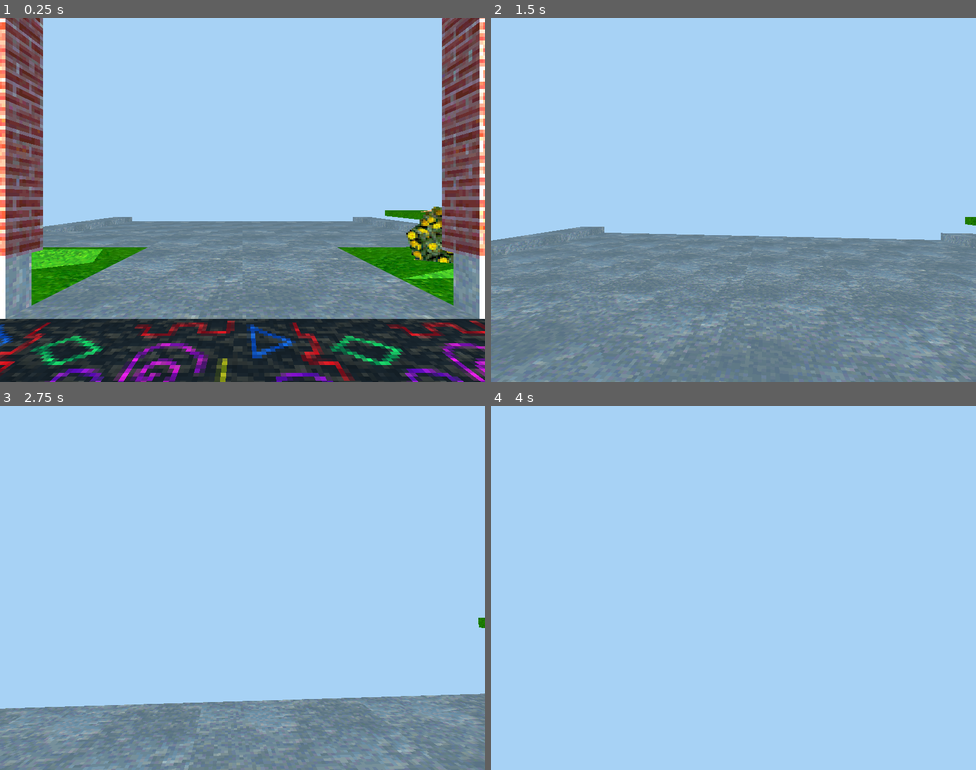
Above: before the commit, frames 1-4 (two rows, left to right).
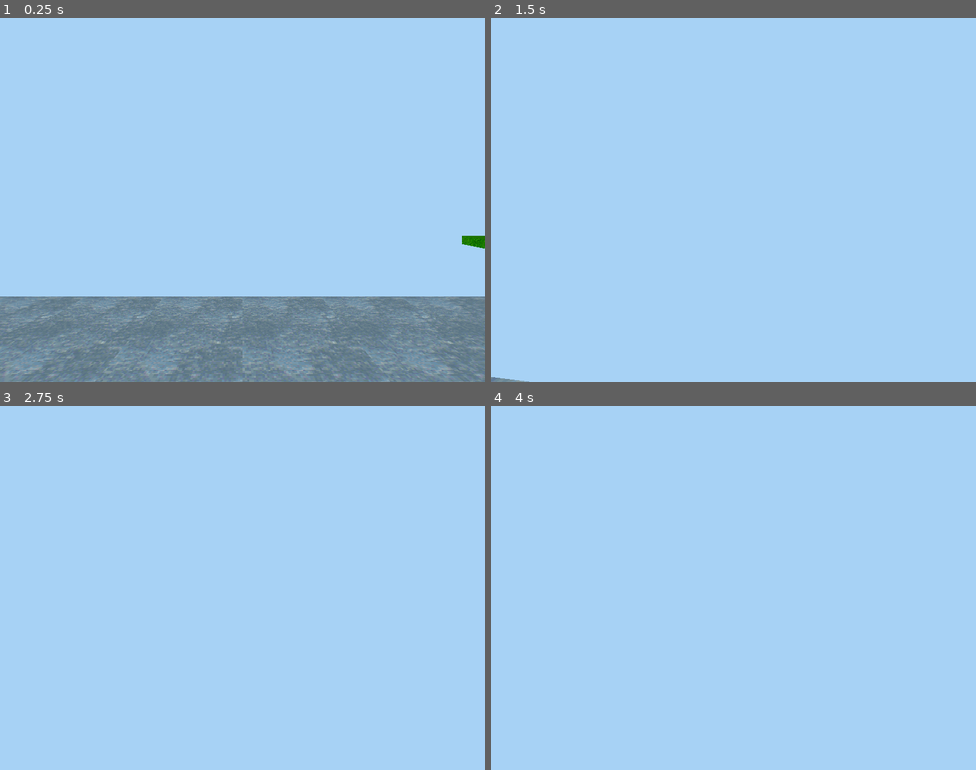
Above: after the commit, the same moments.

Repository: Cassumbra/january-7d7g-challenge
Game: Godot game, scene res://3D Hub/3D Hub.tscn
Two runs of this game, one before a commit and one after it. Both use one fixed random seed, a clock stepped at 60 frames per second and the inputs below. This scene is started directly instead of the project's main scene.
Inputs (mouse positions are in pixels of both pictures, inside the frame that each line leads up to):
- Up to frame 1 (0.25 s): no input
- Up to frame 2 (1.5 s): move the mouse to (757, 200) at 0.52 s; hold W (up) from 0.53 s (still down); tap Space (jump) at 0.6, 0.77, 1.07 s; move the mouse to (709, 200) at 1.27 s; tap C (primary) at 1.35 s
- Up to frame 3 (2.75 s): keep holding W (up); tap Space (jump) at 1.52, 1.55, 1.82, 2.3 s; move the mouse to (252, 580) at 2.02 s; hold X (secondary) from 2.03 s (still down)
- Up to frame 4 (4 s): keep holding W (up); move the mouse to (728, 595) at 2.77 s; release X (secondary) at 2.78 s; tap Space (jump) at 2.85, 3.02, 3.32, 3.77, 3.8 s; tap Enter at 3.5 s; move the mouse to (767, 591) at 3.52 s; hold C (primary) from 3.53 s (still down)

The runs differ from the first frame. In frame 1, 50% of the frame differs, in the area x 0-100%, y 0-100%; in frame 2, 40%; in frame 3, 19%; in frame 4, nothing differs.

Commit message:
Revert "unify player and body"
This reverts commit 9ab114f844795528f787952e80c259665d1c5325.

Diff:
--- a/3D Hub/3D Hub.tscn
+++ b/3D Hub/3D Hub.tscn
@@ -6,8 +6,8 @@
 [ext_resource type="Material" uid="uid://c3qcsw5dse5io" path="res://textures/base/concrete.tres" id="4_xdmud"]
 [ext_resource type="Material" uid="uid://b583mprp1nwkh" path="res://textures/base/grass.tres" id="5_44ouy"]
 [ext_resource type="Material" uid="uid://8b55mjat5skv" path="res://textures/base/brick1.tres" id="6_12kqo"]
-[ext_resource type="Material" uid="uid://dnj5atrvfn88w" path="res://textures/base/wood_planks.tres" id="7_va547"]
-[ext_resource type="PackedScene" uid="uid://wj7po3fg06ac" path="res://3D/player/unified_player.tscn" id="8_12kqo"]
+[ext_resource type="PackedScene" uid="uid://dhh7sct7x52ep" path="res://3D/player/player.tscn" id="7_44ouy"]
+[ext_resource type="Material" path="res://textures/base/wood_planks.tres" id="7_va547"]
 [ext_resource type="PackedScene" uid="uid://csv5rvs4a0d0x" path="res://3D/billboard-deco.tscn" id="8_gai0j"]
 
 [sub_resource type="ArrayMesh" id="ArrayMesh_rn4hi"]
@@ -252,7 +252,8 @@
 environment = SubResource("Environment_xdmud")
 camera_attributes = SubResource("CameraAttributesPractical_44ouy")
 
-[node name="UnifiedPlayer" parent="." instance=ExtResource("8_12kqo")]
+[node name="Player" parent="." instance=ExtResource("7_44ouy")]
+transform = Transform3D(1, 0, 0, 0, 1, 0, 0, 0, 1, 0, 2.9974854, -7.933078)
 
 [node name="BillboardDeco" parent="." instance=ExtResource("8_gai0j")]
 transform = Transform3D(1, 0, 0, 0, 1, 0, 0, 0, 1, 3.1210418, 1.0834923, -3.3922334)
--- a/3D/player/player.gd
+++ b/3D/player/player.gd
@@ -7,9 +7,6 @@
 @onready var head = $Body/Head
 #@onready var dir_checks = $DirChecks
 #@onready var hud = $HUD
-
-@onready var step_timer = $StepTimer
-@onready var step = $Step
 
 var direction = Vector3()
 
@@ -45,25 +42,24 @@
 	#direction = Vector3(0, 0, 0)
 	#
 	##I'm walkin here!
-	if Input.is_action_pressed("movement_forward"):
-		direction -= body.transform.basis.z
-	elif Input.is_action_pressed("movement_backward"):
-		direction += body.transform.basis.z
-	if Input.is_action_pressed("movement_left"):
-		direction -= body.transform.basis.x
-	elif Input.is_action_pressed("movement_right"):
-		direction += body.transform.basis.x
-
-	#direction = direction.normalized()
-
-	#Step SFX
-	if direction != Vector3(0, 0, 0) and body.is_on_floor() and step_timer.time_left <= 0:
-		step_timer.start(0.25)
-		step.play()
-		#play_sample(step)
-
-	emit_signal("direction_changed", direction)
-
+	#if Input.is_action_pressed("movement_forward"):
+		#direction -= body.transform.basis.z
+	#elif Input.is_action_pressed("movement_backward"):
+		#direction += body.transform.basis.z
+	#if Input.is_action_pressed("movement_left"):
+		#direction -= body.transform.basis.x
+	#elif Input.is_action_pressed("movement_right"):
+		#direction += body.transform.basis.x
+		#
+	##direction = direction.normalized()
+	#
+	##Step SFX
+	##if direction != Vector3(0, 0, 0) and body.is_on_floor() and step_timer.time_left <= 0:
+		##step_timer.start(0.25)
+		##play_sample(step)
+	#
+	##emit_signal("direction_changed", direction)
+	#
 	##Jumpy
 	#if Input.is_action_just_pressed("movement_jump"):
 		#emit_signal("jump")
--- a/3D/player/unified_player.gd
+++ /dev/null
@@ -1,56 +0,0 @@
-extends CharacterBody3D
-
-const MOUSE_SENSITIVITY = 0.20
-
-#@onready var body_shape = $BodyShape
-@onready var head = $Head
-#@onready var dir_checks = $DirChecks
-#@onready var hud = $HUD
-
-@onready var step_timer = $StepTimer
-@onready var step = $Step
-
-const SPEED = 5.0
-const JUMP_VELOCITY = 4.5
-
-
-func _ready() -> void:
-	Input.set_mouse_mode(Input.MOUSE_MODE_CAPTURED)
-
-
-# Called every frame. 'delta' is the elapsed time since the previous frame.
-#func _process(delta: float) -> void:
-	#get_input()
-
-func _input(event):
-	if event is InputEventMouseMotion and Input.get_mouse_mode() != Input.MOUSE_MODE_VISIBLE:
-		rotate_y(deg_to_rad(-event.relative.x * MOUSE_SENSITIVITY))
-		head.rotate_x(deg_to_rad(-event.relative.y * MOUSE_SENSITIVITY))
-		head.rotation.x = clamp(head.rotation.x, -PI/2, PI/2)
-
-func _physics_process(delta: float) -> void:
-	# Add the gravity.
-	if not is_on_floor():
-		velocity += get_gravity() * delta
-
-	# Handle jump.
-	if Input.is_action_just_pressed("jump") and is_on_floor():
-		velocity.y = JUMP_VELOCITY
-
-	# Get the input direction and handle the movement/deceleration.
-	# As good practice, you should replace UI actions with custom gameplay actions.
-	var input_dir := Input.get_vector("left", "right", "up", "down")
-	var direction := (transform.basis * Vector3(input_dir.x, 0, input_dir.y)).normalized()
-	if direction:
-		velocity.x = direction.x * SPEED
-		velocity.z = direction.z * SPEED
-	else:
-		velocity.x = move_toward(velocity.x, 0, SPEED)
-		velocity.z = move_toward(velocity.z, 0, SPEED)
-
-	move_and_slide()
-
-	if direction != Vector3(0, 0, 0) and is_on_floor() and step_timer.time_left <= 0:
-		step_timer.start(0.25)
-		step.play()
-		#play_sample(step)
--- a/3D/player/unified_player.tscn
+++ /dev/null
@@ -1,35 +0,0 @@
-[gd_scene load_steps=7 format=3 uid="uid://wj7po3fg06ac"]
-
-[ext_resource type="Script" uid="uid://dhine6mv2nehw" path="res://3D/player/unified_player.gd" id="1_7fqxr"]
-[ext_resource type="PackedScene" uid="uid://do1g5drvfop52" path="res://3D/player/head.tscn" id="2_lrix6"]
-[ext_resource type="AudioStream" uid="uid://byh3i6kd6rako" path="res://Sound/step_ultralow.wav" id="3_kprxu"]
-[ext_resource type="AudioStream" uid="uid://qmmh0bhwm4fs" path="res://Sound/hurt.wav" id="4_b4jag"]
-[ext_resource type="AudioStream" uid="uid://c3hx8y1fjoqv7" path="res://Sound/step_high.wav" id="5_rja86"]
-
-[sub_resource type="CylinderShape3D" id="CylinderShape3D_s8mi1"]
-
-[node name="UnifiedPlayer" type="CharacterBody3D"]
-script = ExtResource("1_7fqxr")
-
-[node name="Head" parent="." instance=ExtResource("2_lrix6")]
-
-[node name="CollisionShape3D" type="CollisionShape3D" parent="."]
-shape = SubResource("CylinderShape3D_s8mi1")
-
-[node name="StepTimer" type="Timer" parent="."]
-wait_time = 0.25
-one_shot = true
-
-[node name="Step" type="AudioStreamPlayer" parent="."]
-stream = ExtResource("3_kprxu")
-volume_db = -29.0
-
-[node name="Hurt" type="AudioStreamPlayer" parent="."]
-stream = ExtResource("4_b4jag")
-volume_db = -25.0
-pitch_scale = 0.5
-
-[node name="Land" type="AudioStreamPlayer" parent="."]
-stream = ExtResource("5_rja86")
-volume_db = -20.0
-pitch_scale = 1.5
Not shown, removed: 3D/player/unified_player.gd.uid
